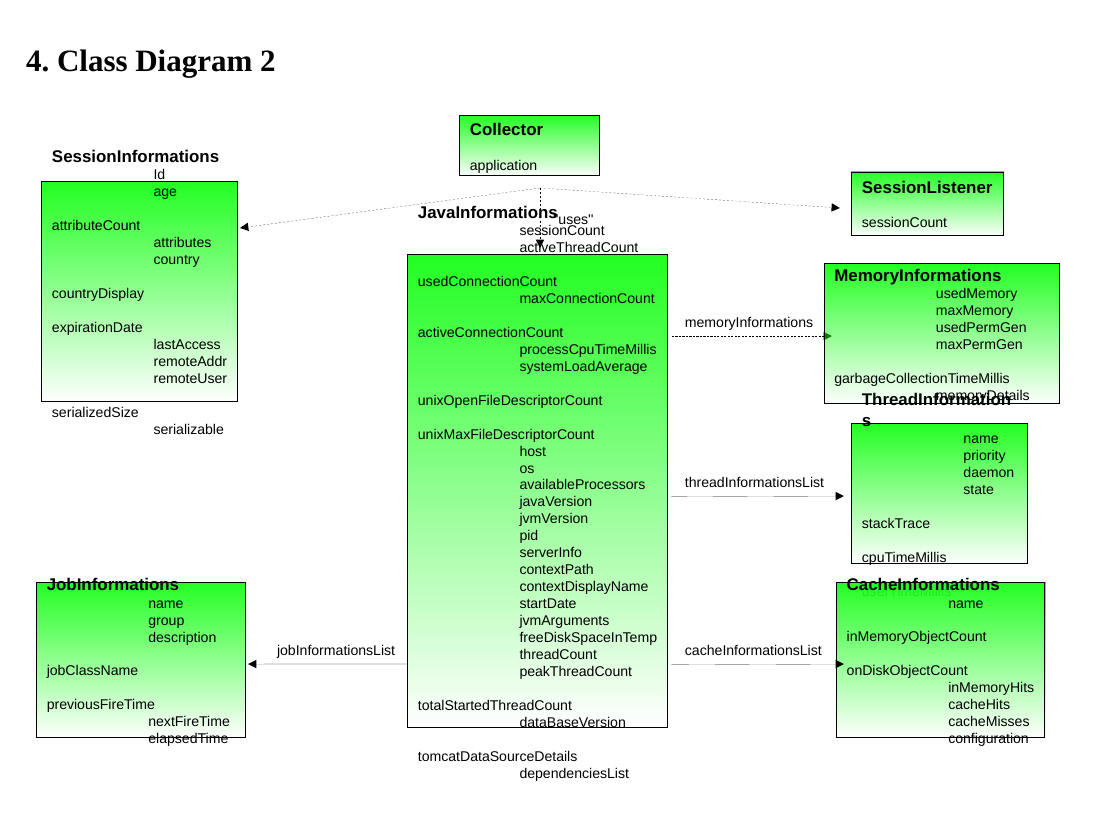
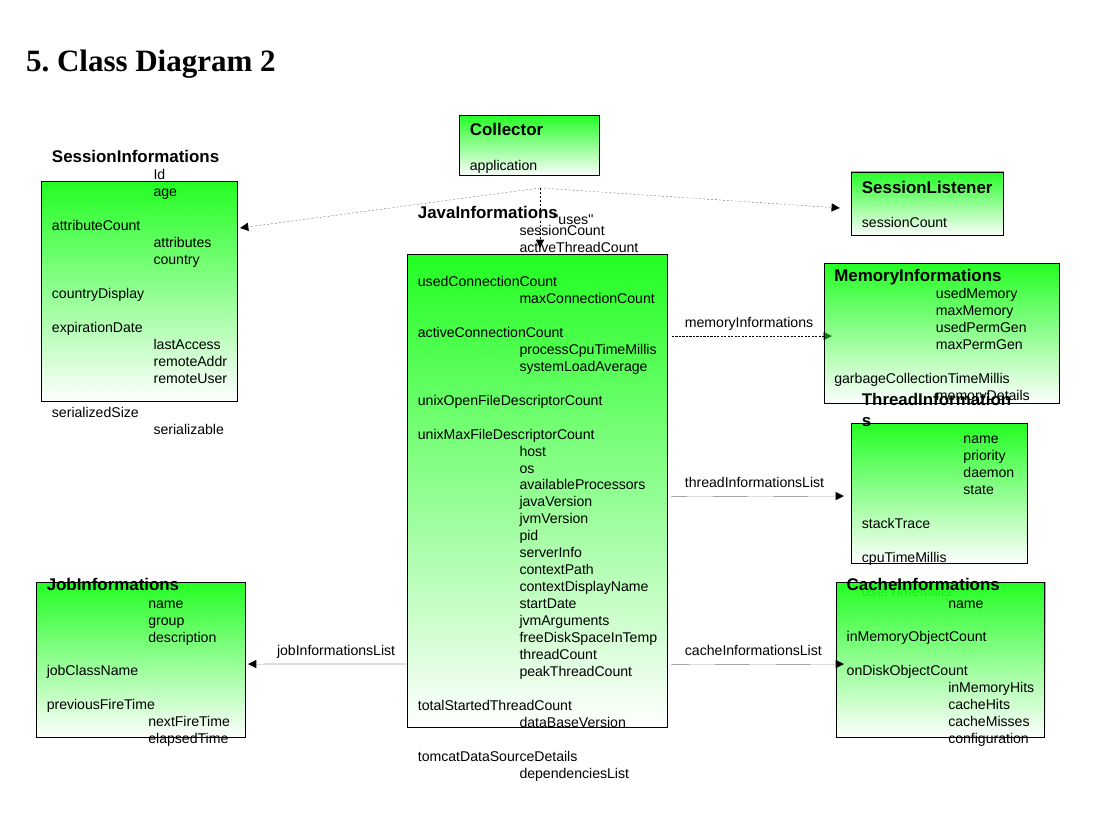
Before and after one commit to saschagrebe/javamelody, a slide deck: slide 5 of javamelody-core/src/site/resources/Map.odp. Drawn at 1120x840 pixels with LibreOffice and Linux fonts; fonts in the diff are those of the drawing. Boxes give left, top, right and bottom in pixels: in the first picture for what was removed or moved away, otherwise in the second. Text is boxed around its words. In the diff, an @@ line names an element or a change of style, - is before the commit and + after.

```diff
--- a/javamelody-core/src/site/resources/Map.odp
+++ b/javamelody-core/src/site/resources/Map.odp
@@ text at (26,49,276,76): text changed @@
-4. Class Diagram 2
+5. Class Diagram 2
```
Also in this commit, not shown: 3 other slides changed.
